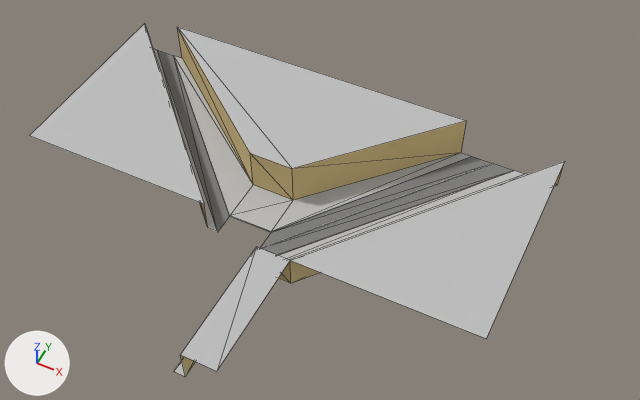
The glTF model assets/buildings/capitan_moreno.glb, before and after one commit.
The view is the same before and after, from a 50 mm camera at (54.1, -81.9, 115.1) aimed at (10.4, 5.7, 5.6). Arrows for +X, +Y and +Z are at lower left; the lights stay in place. The first picture is the older version. Mesh edges are drawn as thin lines. Objects named as collision shapes, trigger or cutter boxes, shadow casters or lower levels of detail are left out. Where no turn or scale is listed for an object, it has been applied to the vertices. Vertices at exactly the same position are counted once.
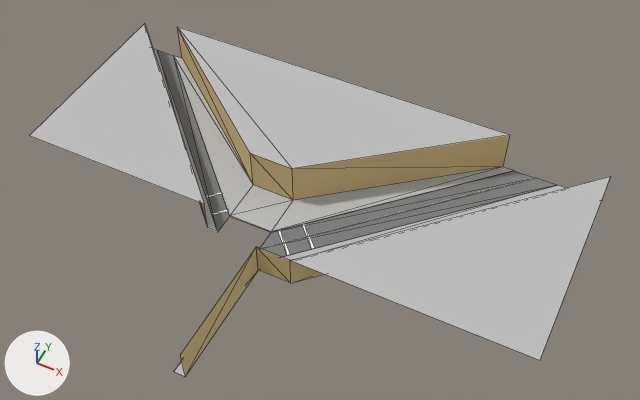
Edits to the bpy script that builds the scene:
```text
Add mat_material:
    mat_material = principled_material('Material')
    mat_material.base_color = (1.0, 1.0, 1.0)  # white #ffffff
    mat_material.roughness = 1.0
Change me_plane:
    used by ob_plane; location = (0.0, 0.0, 0.0)
    remove me_plane.from_pydata(...)  # 46 vertices, 54 faces; spans x -42.0..44.0, y -30.0..32.0, z 0.0..8.0
    add me_plane.from_pydata(...)  # 45 vertices, 52 faces; spans x -42.0..52.0, y -30.0..32.0, z 0.0..8.0
    me_plane part 1
    8 vertices are removed from x 12.0..44.0, y -30.0..32.0, z 0.0..6.1
    23 faces are deleted
    2 vertices move from x 26.0..44.0, y -8.0..32.0, z 6.1..8.0 to x 34.0..52.0, y -8.0..32.0, z 6.1..8.0
    7 vertices are added at x 34.0..52.0, y 32.0, z 0.0..6.1
    11 new faces join them, mat_grey (light grey #bfbfbf)
    4 new faces join them, mat_road (grey #808080)
    2 new faces join them, mat_white (white #ffffff)
    4 new faces join them, mat_yellowish (yellow #d8c28a)
Add me_plane_004:
    me_plane_004.from_pydata([(1.8, -2.2, 0.0), (2.2, -1.8, 0.0), (-2.2, 1.8, 0.0), (-1.8, 2.2, 0.0)], [], [(0, 1, 3), (0, 3, 2)])
    me_plane_004.materials.append(mat_material)  # white #ffffff
Add me_plane_002:
    me_plane_002.from_pydata([(-1.2, -0.8, 0.0), (-0.8, -1.2, 0.0), (0.8, 1.2, 0.0), (1.2, 0.8, 0.0)], [], [(0, 1, 3), (0, 3, 2)])
    me_plane_002.materials.append(mat_material)  # white #ffffff
Add ob_crossing_003:
    ob_crossing_003 = bpy.data.objects.new('Crossing.003', me_plane_004)
    ob_crossing_003.location = (10.0, 2.0, 0.0)
Add ob_crossing_002:
    ob_crossing_002 = bpy.data.objects.new('Crossing.002', me_plane_004.copy())
    ob_crossing_002.location = (7.0, -1.0, 0.0)
Add ob_crossing_001:
    ob_crossing_001 = bpy.data.objects.new('Crossing.001', me_plane_002)
    ob_crossing_001.location = (-9.0, 3.0, 0.0)
Add ob_crossing:
    ob_crossing = bpy.data.objects.new('Crossing', me_plane_002.copy())
    ob_crossing.location = (-6.0, 0.0, 0.0)
```

Boxes [x1, y1, x2, y2] around the edits, measured in the pictures (640 x 400 px; the box of a moved part takes in the faces that stretch with it):
'Plane', reshaped (9% wider)
    before: [29, 24, 564, 376]
    after: [29, 24, 611, 376]
'Crossing.002', added
    after: [278, 230, 290, 255]
'Crossing.003', added
    after: [302, 224, 315, 249]
'Crossing', added
    after: [212, 209, 228, 215]
'Crossing.001', added
    after: [206, 192, 222, 198]
part 1 of me_plane, moved or reshaped
    before: [181, 118, 564, 371]
    after: [260, 118, 611, 360]
